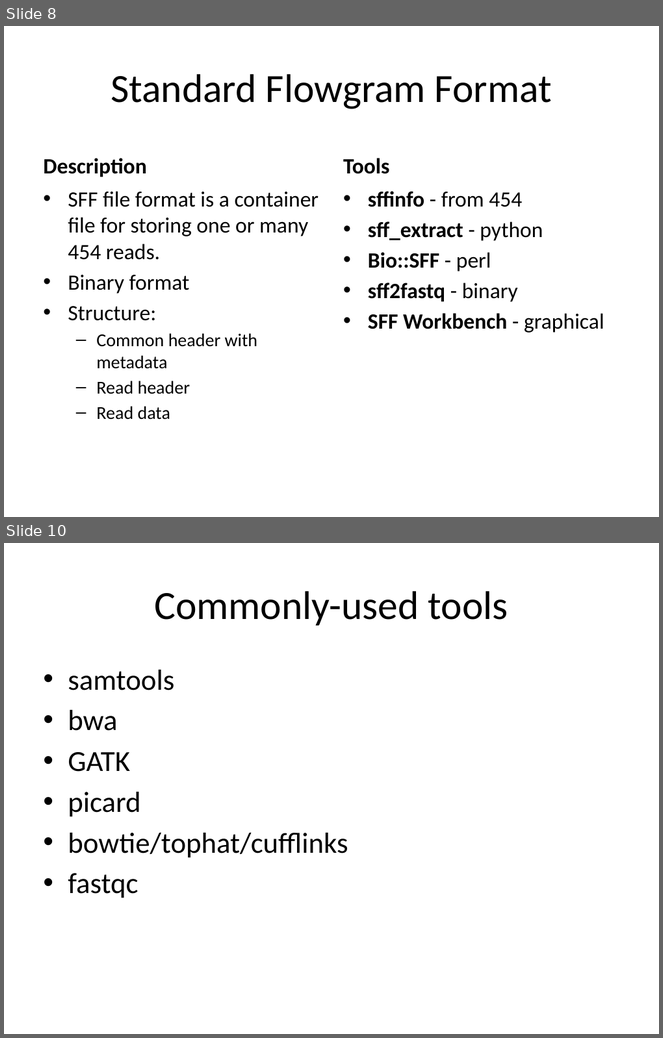
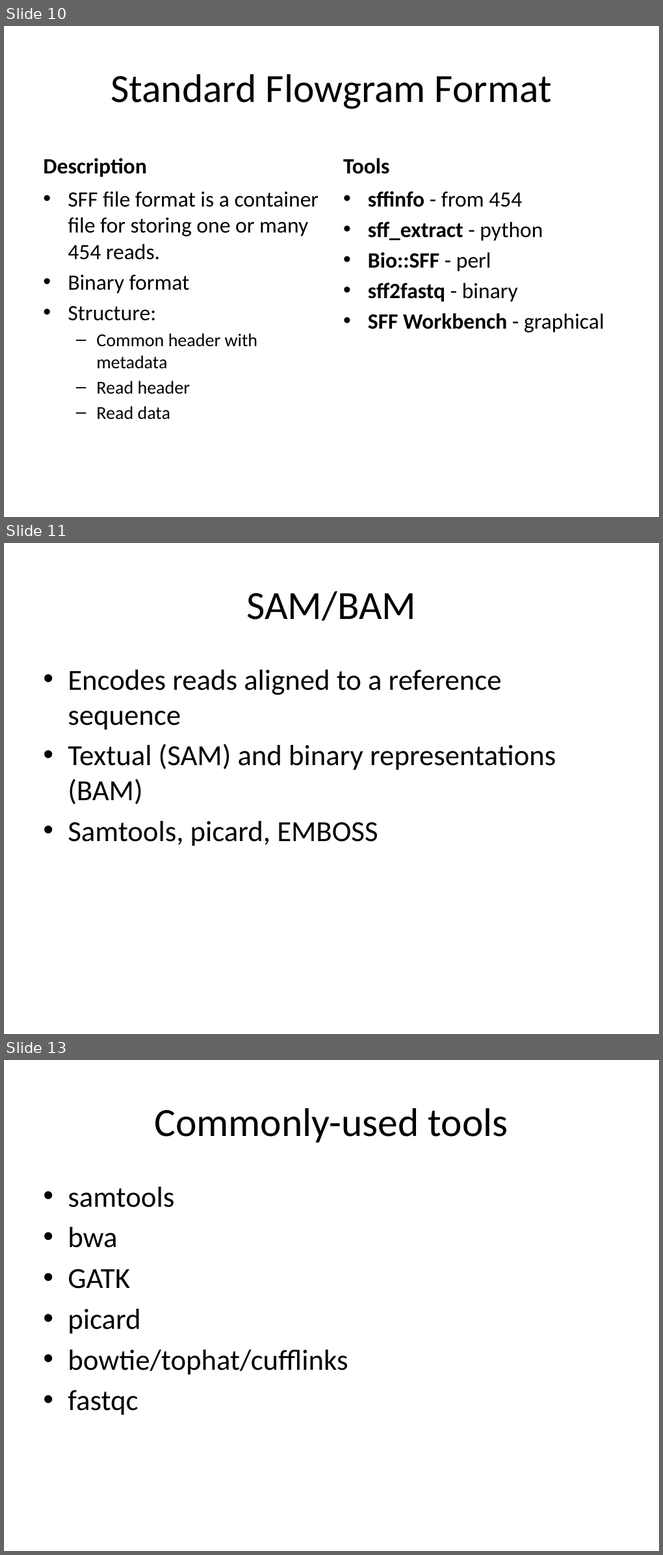
Before and after one commit to rvosa/ngs-workflows, a slide deck: doc/slides/day1/session2/NGSdata.pptx. Shown one above the other, each under a label of ours: slides 8 and 10 before the commit, slides 10, 11 and 13 after it; the slides between them are not shown. The pictures are 663x1038 and 663x1555 pixels, drawn with LibreOffice and Linux fonts; fonts in the diff are those of the drawing. Boxes give left, top, right and bottom in pixels: in the first picture for what was removed or moved away, otherwise in the second. Text is boxed around its words. In the diff, an @@ line names an element or a change of style, - is before the commit and + after.

```diff
--- a/doc/slides/day1/session2/NGSdata.pptx
+++ b/doc/slides/day1/session2/NGSdata.pptx
@@ slide 11 added at bbox=[4, 543, 659, 1034], background #FFFFFF @@
@@ title added at bbox=[246, 591, 416, 621], 44 pt, text #000000 @@
+SAM/BAM
@@ text added at bbox=[68, 670, 556, 847], 32 pt, text #000000 @@
+• Encodes reads aligned to a reference sequence
+• Textual (SAM) and binary representations (BAM)
+• Samtools, picard, EMBOSS
@@ what was slide 8 is now slide 10 @@
@@ what was slide 10 is now slide 13 @@
```
Also in this commit, not shown: 2 slides changed, 2 other slides added, 2 other files.
